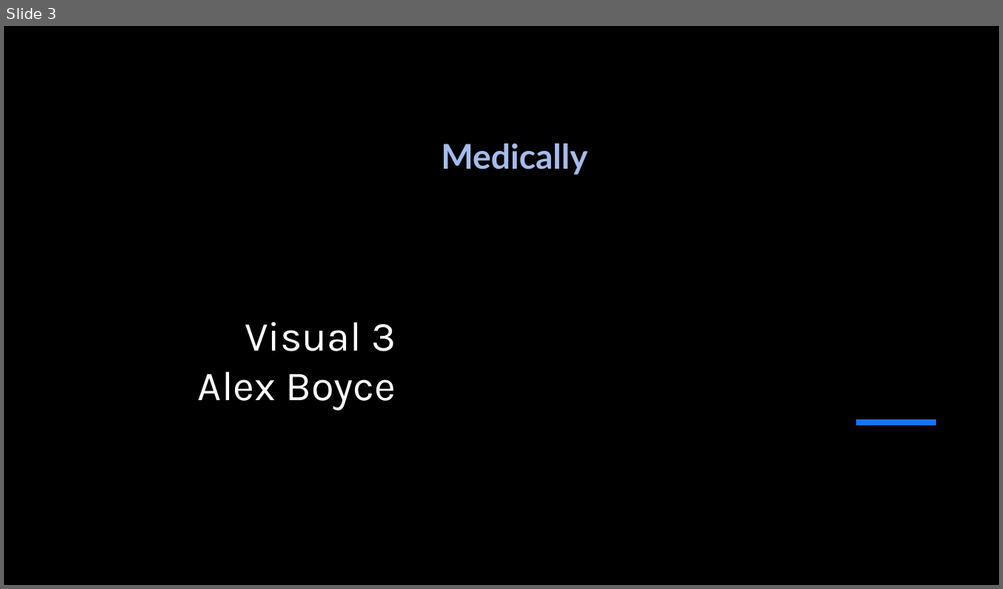
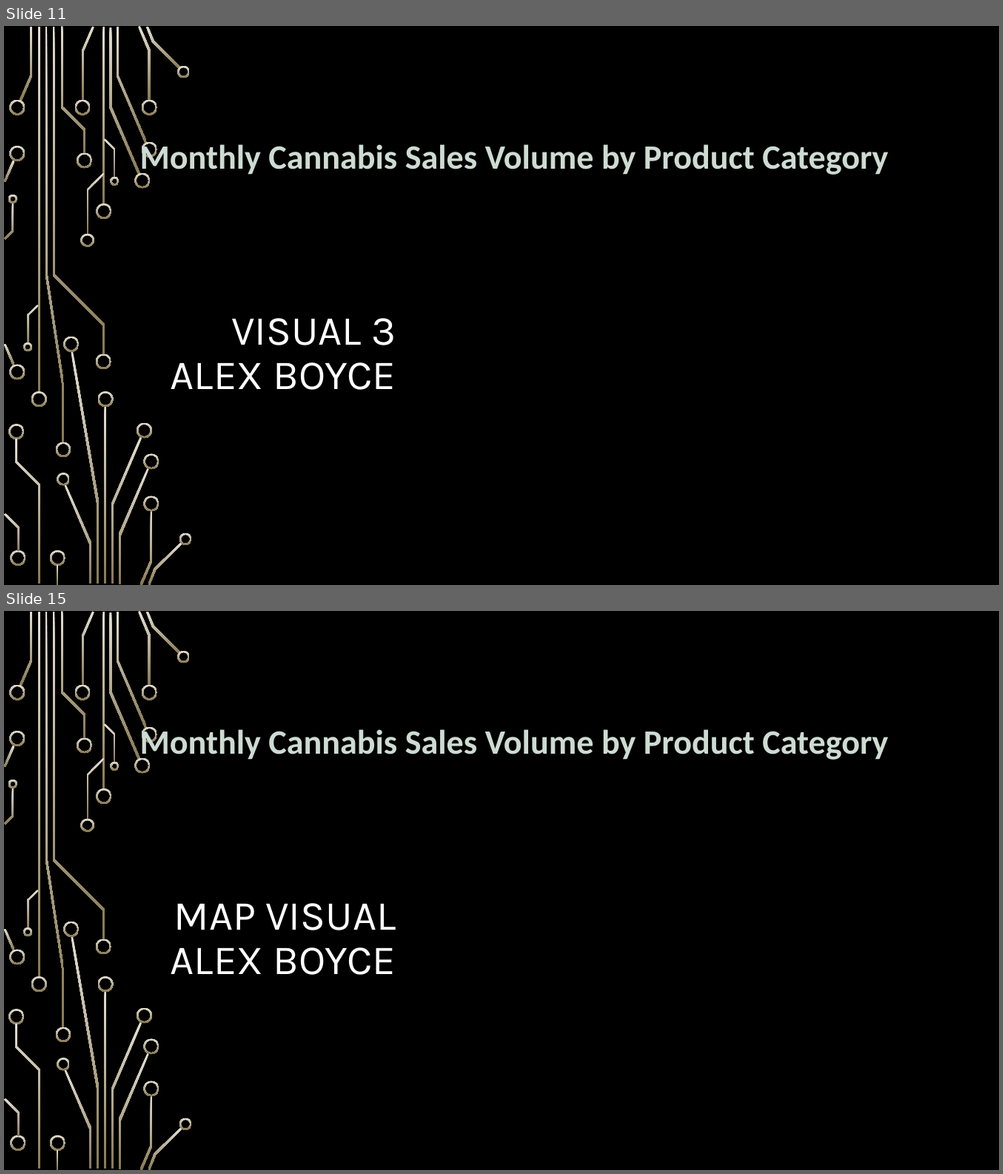
Before and after one commit to nood-leog/CS445-Group, a slide deck: Final Presentation Slides.pptx. Shown one above the other, each under a label of ours: slide 3 before the commit, slides 11 and 15 after it; the slides between them are not shown. The pictures are 1003x589 and 1003x1174 pixels, drawn with LibreOffice and Linux fonts; fonts in the diff are those of the drawing; background and template pictures are left out. Boxes give left, top, right and bottom in pixels: in the first picture for what was removed or moved away, otherwise in the second. Text is boxed around its words. In the diff, an @@ line names an element or a change of style, - is before the commit and + after.

```diff
--- a/Final Presentation Slides.pptx
+++ b/Final Presentation Slides.pptx
@@ slide 15 added at (4,611,999,1170), background picture (left out); not listed: 54 template elements that a slide beside it also shows @@
@@ text added at (140,725,888,762), 33 pt, text #CDDBD3, bold @@
+Monthly Cannabis Sales Volume by Product Category
@@ title added at (170,903,396,975), 40 pt, text #FFFFFF @@
+MAP VISUAL
+ALEX BOYCE
@@ what was slide 3 is now slide 11 @@
@@ slide 11 changed as well @@
@@ rectangle removed at (301,26,999,585) @@
@@ text at (140,140,888,177): text changed; font Lato to Calibri; text colour #A5BCEB to #CDDBD3 @@
-Medically
+Monthly Cannabis Sales Volume by Product Category
@@ title at (170,318,396,390): text changed @@
-Visual 3
-Alex Boyce
+VISUAL 3
+ALEX BOYCE
@@ line removed from (856, 423) to (936, 423) @@
@@ group added at (4,26,192,585): 50 freeform shapes, 4 rectangles @@
```
Also in this commit, not shown: 21 other slides changed, 15 other slides added.
